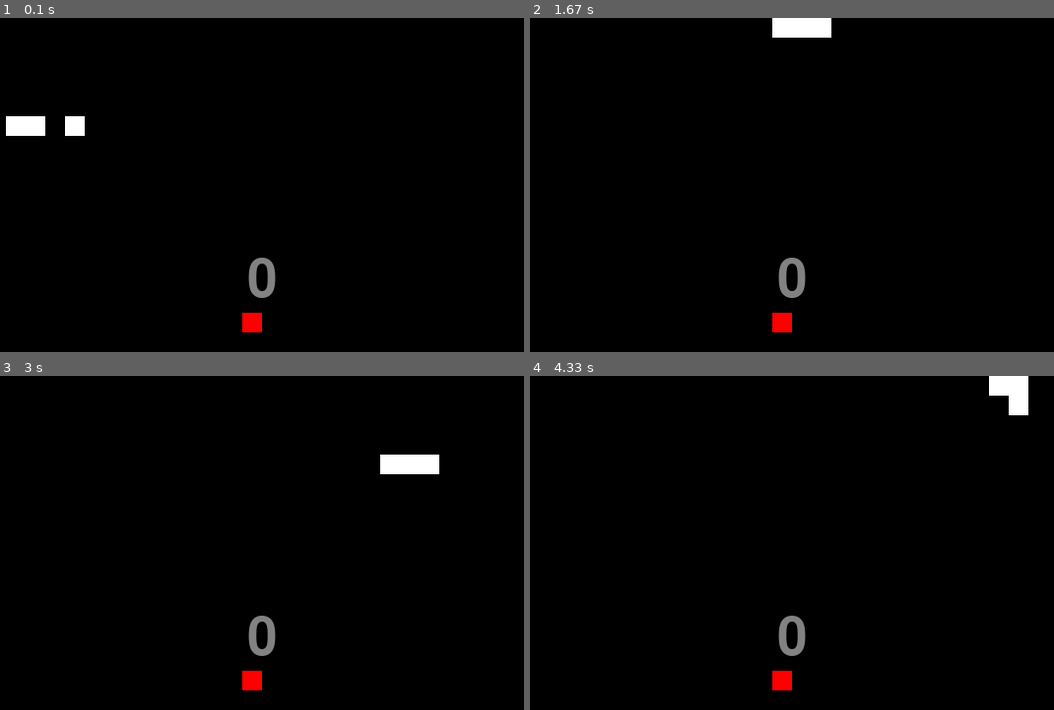
Above: before the commit, frames 1-4 (two rows, left to right).
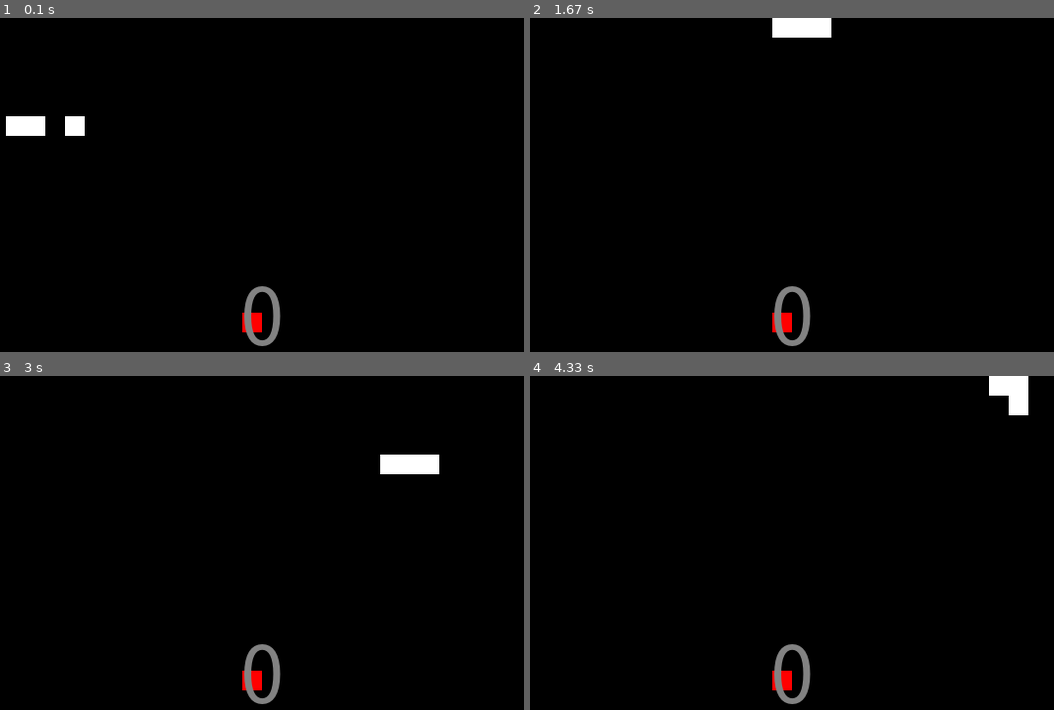
Above: after the commit, the same moments.

Repository: kissmett/children-programming
Game: pygame game, started from 贪吃蛇.py
Two runs of this game, one before a commit and one after it. Both use one fixed random seed, a clock stepped at 60 frames per second and the inputs below.
Inputs:
- Up to frame 1 (0.1 s): no input
- Up to frame 2 (1.67 s): hold Right 0.33-0.8 s; hold Up 0.83-1.3 s; hold Right from 1.33 s (still down)
- Up to frame 3 (3 s): release Right at 1.8 s; hold Down 2.4-2.7 s; hold Left from 2.73 s (still down)
- Up to frame 4 (4.33 s): release Left at 3.13 s; hold Up 3.17-3.53 s; hold Right 3.57-4.2 s; hold Down from 4.23 s (still down)

The runs differ from the first frame. In frame 1, 0.8% of the frame differs, in the area x 46-54%, y 71-99%; in frame 2, 0.8%; in frame 3, 0.8%; in frame 4, 0.8%.

Commit message:
some adjustment

Diff:
--- /dev/null
+++ b/openjudge/libaidejiu.py
@@ -0,0 +1,32 @@
+'''
+7656:李白的酒
+总时间限制: 1000ms 内存限制: 65536kB
+描述
+李白街上走，提壶去打酒。遇店加一倍，见花喝一斗。n遇店和花，喝光壶中酒。
+
+试问壶中原有多少酒？
+
+
+
+释义：李白提壶上街买酒、喝酒，每次遇到酒店，便将壶中的酒量增添一倍，而每次见到花，便喝酒一斗，这样他遇店、见花经过n次，正好把酒全喝完了。问：壶中原有多少酒。
+
+输入
+一个正整数n，不超过100。
+输出
+一个小数，为壶中初始酒量（单位：斗），舍入到小数点后五位。
+样例输入
+3
+样例输出
+0.87500
+来源
+《奥数典型题举一反三（小学五年级）》 (ISBN 978-7-5445-2882-5) 第二章 第一讲 例3
+'''
+n = input()
+n = int(n)
+i = 0
+cur = 0 # 当前剩余的酒量（第i次后剩余的酒量）
+while i<n:
+    prev = (cur+1)/2 # 之前剩余的酒量（第i-1次后剩余的酒量，或者说，第i次前剩余的酒量）
+    cur = prev # 将cur变量更新为新值 （即，前一次的值），在下一次循环中迭代（即，继续向之前计算）
+    i =  i + 1 # 迭代变量，迭代的次数】
+print(cur)
--- /dev/null
+++ b/openjudge/tongyushu.py
@@ -0,0 +1,38 @@
+'''
+7647:余数相同问题
+查看提交统计提问
+总时间限制: 1000ms 内存限制: 65536kB
+描述
+已知三个正整数 a，b，c。
+
+现有一个大于1的整数x，将其作为除数分别除a，b，c，得到的余数相同。
+
+请问满足上述条件的x的最小值是多少？
+
+数据保证x有解。
+
+输入
+一行，三个不大于1000000的正整数a，b，c，两个整数之间用一个空格隔开。
+输出
+一个整数，即满足条件的x的最小值。
+样例输入
+300 262 205
+样例输出
+19
+来源
+《奥数典型题举一反三（小学六年级）》 (ISBN 978-7-5445-2883-2) 第一章 第一讲 例1
+'''
+a,b,c = input().split()
+a = int(a)
+b = int(b)
+c = int(c)
+
+x = 2
+while x< a and x< b and x<c:
+    ax = a % x
+    bx = b % x
+    cx = c % x
+    if ax == bx and bx == cx:
+        break
+    x += 1
+print(x)
--- /dev/null
+++ b/shuixianhua.py
@@ -0,0 +1,24 @@
+
+
+for h in range(9):
+    for t in range(9):
+        for o in range(9):
+            # a = h*100 + t*10 +o
+            # if h**3+t**3+o**3 == a:
+                # print(a)
+            h1=h**3
+            t1=t**3
+            o1=o**3
+            h2=h*100
+            t2=t*10
+            if h1+t1+o1==h2+t2+o:
+                print(h2+t2+o)
+
+for i in range(999):
+    # 将i的百位十位个位求出来
+    h = i // 100
+    t = (i - h*100) // 10
+    o = (i - h*100 - t*10)
+    if h**3+t**3+o**3 == i:
+        print(i)
+e
--- /dev/null
+++ b/模拟题/menpiao.py
@@ -0,0 +1,9 @@
+x,y,z = input().split(' ')
+x = int(x)
+y = int(y)
+z = int(z)
+
+# s = 120*x + 60*y + 120*0.6*z
+s = 120*x + 60*y + 72*z
+# s = int(s)
+print(s)
--- /dev/null
+++ b/模拟题/mianji.py
@@ -0,0 +1,5 @@
+r=input('plz input the radium:')
+# r=int(r)
+r=float(r)
+n=3.1415926535*r*r
+print(n)
--- /dev/null
+++ b/模拟题/shuichi.py
@@ -0,0 +1,52 @@
+'''
+7648:蓄水池水管问题
+查看提交统计提问
+总时间限制: 1000ms 内存限制: 65536kB
+描述
+蓄水池有甲、丙两条进水管和乙、丁两条排水管。
+
+要灌满一池水，单开甲管需要a小时，单开丙管需要c小时；要排光一池水，单开乙管需要b小时，单开丁管需要d小时。
+
+现在池内没有水，如果按甲乙丙丁的顺序循环单开各水管，每次每管开1小时，则多长时间后水开始溢出水池？
+
+保证一定会在有限时间内出现水溢出水池的情况。
+
+输入
+一行，四个不大于10的正整数a，b，c，d，两个整数之间用单个空格隔开。a < b, c < d
+输出
+一个浮点数，即水溢出水池的时间。舍入到小数点后两位。
+样例输入
+3 4 5 6
+样例输出
+24.90
+来源
+《奥数典型题举一反三（小学六年级）》 (ISBN 978-7-5445-2883-2) 第二章 第二讲 习题15
+'''
+a,b,c,d = input().split()
+a = int(a)
+b = int(b)
+c = int(c)
+d = int(d)
+s = 0 #当前水量
+i = 0 #耗时
+while True:
+
+    if s + 1/a < 1: #不会在此1小时内溢出；
+        i += 1
+        s += 1/a
+    else:
+        i += (1-s)/(1/a)
+        break
+    i += 1
+    s -= 1/b
+
+    if s + 1/c < 1: #不会在此1小时内溢出；
+        i += 1
+        s += 1/c
+    else:
+        i += (1-s)/(1/c)
+        break
+    i += 1
+    s -= 1/d
+
+print('%.2f'%i)
--- /dev/null
+++ b/模拟题/testif.py
@@ -0,0 +1,13 @@
+a=3
+b=6
+c=2
+n=0
+if a == 3 and b == 3:
+    n += 1
+elif a == 3:
+    n += 2
+elif b == 6 or c == 2:
+    n += 3
+else:
+    n += 4
+print(n)
--- /dev/null
+++ b/模拟题/xunlianshijian.py
@@ -0,0 +1,12 @@
+a,b,c,d = input().split(' ')
+a = int(a)
+b = int(b)
+c = int(c)
+d = int(d)
+
+#全部转化为分钟 a小时b分钟 a*60 + b，
+L = (c*60+d)-(a*60+b) #minute
+# 将L转化为x小时y分钟
+x = int(L/60)
+y = L % 60
+print(x,y)
--- a/贪吃蛇.py
+++ b/贪吃蛇.py
@@ -11,7 +11,7 @@
 fpsclock = pygame.time.Clock()
 
 # 定义字体
-font = pygame.font.Font('C:/Windows/Fonts/ARLRDBD.TTF', 80)
+font = pygame.font.Font('C:/Windows/Fonts/msyh.ttc', 80)
 
 # 定义颜色
 red = pygame.Color(255, 0, 0)
